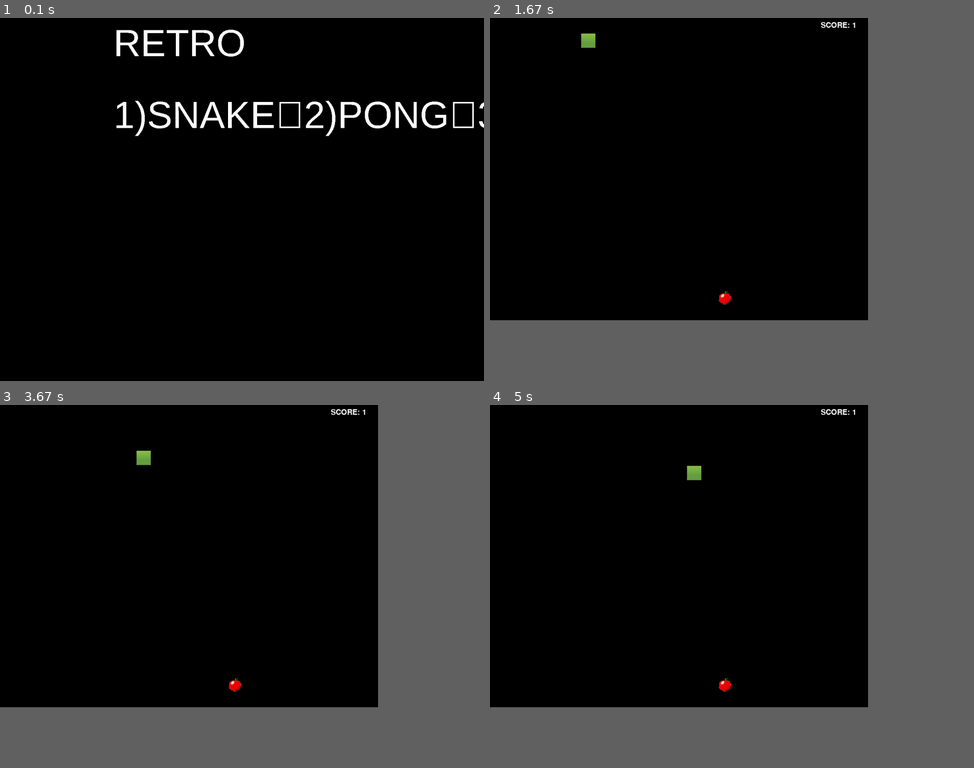
Above: before the commit, frames 1-4 (two rows, left to right).
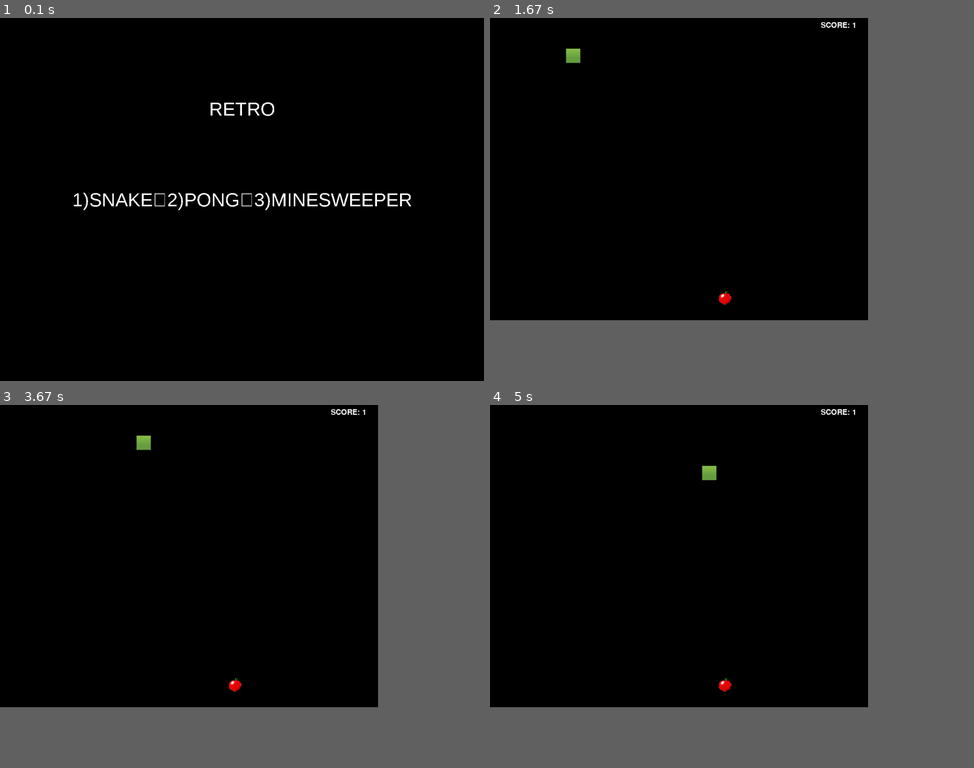
Above: after the commit, the same moments.

Repository: CS2520-Snek/PyGames
Game: pygame game, started from menu.py
Same seed, same stepped clock (60 frames per second), same inputs: the game is played once before the commit and once after it.
Inputs:
- Up to frame 1 (0.1 s): no input
- Up to frame 2 (1.67 s): tap 1 at 0.33 s; hold Right 0.67-1.13 s; hold Up 1.17-1.5 s; hold Right from 1.53 s (still down)
- Up to frame 3 (3.67 s): release Right at 2 s; hold Down 2.6-3 s; hold Left 3.03-3.43 s; hold Up from 3.47 s (still down)
- Up to frame 4 (5 s): release Up at 3.87 s; hold Right 3.9-4.53 s; hold Down 4.57-4.97 s

The runs differ from the first frame. In frame 1, 3.8% of the frame differs, in the area x 15-100%, y 3-54%; in frame 2, 0.2%; in frame 3, 0.2%; in frame 4, 0.2%.

Commit message:
centered

Diff:
--- a/menu.py
+++ b/menu.py
@@ -1,8 +1,6 @@
 import sys
 import random
 import pygame
-
-
 
 pygame.init()
 clk = pygame.time.Clock()
@@ -16,10 +14,9 @@
 bg = pygame.Color('black')
 white = (255, 255, 255)
 
-font = pygame.font.SysFont('arial', 100)
+font = pygame.font.SysFont('arial', 50)
 
 while True:
-
     for event in pygame.event.get():
         if event.type == pygame.QUIT:
             pygame.quit()
@@ -34,9 +31,16 @@
             if event.key == pygame.K_3:
                 with open("minesweeper.py", "r") as rnf:
                     exec(rnf.read())
+
     text = font.render(f'RETRO', False, white)
     text2 = font.render(f'1)SNAKE\n2)PONG\n3)MINESWEEPER', False, white)
+
+    text_rect = text.get_rect(center=(w // 2, h // 4))
+    text2_rect = text2.get_rect(center=(w // 2, h // 2))
+
     screen.fill(bg)
-    screen.blit(text, (300, 10))
-    screen.blit(text2, (300, 200))
+    screen.blit(text, text_rect)
+    screen.blit(text2, text2_rect)
+
     pygame.display.update()
+    clk.tick(60)
